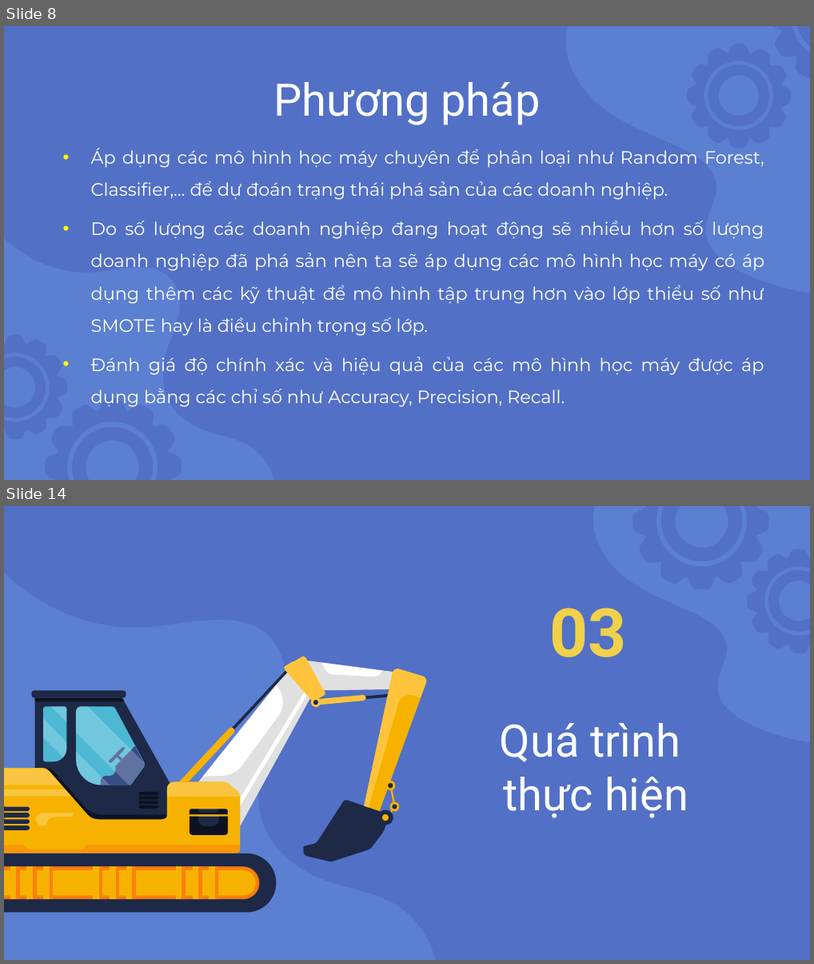
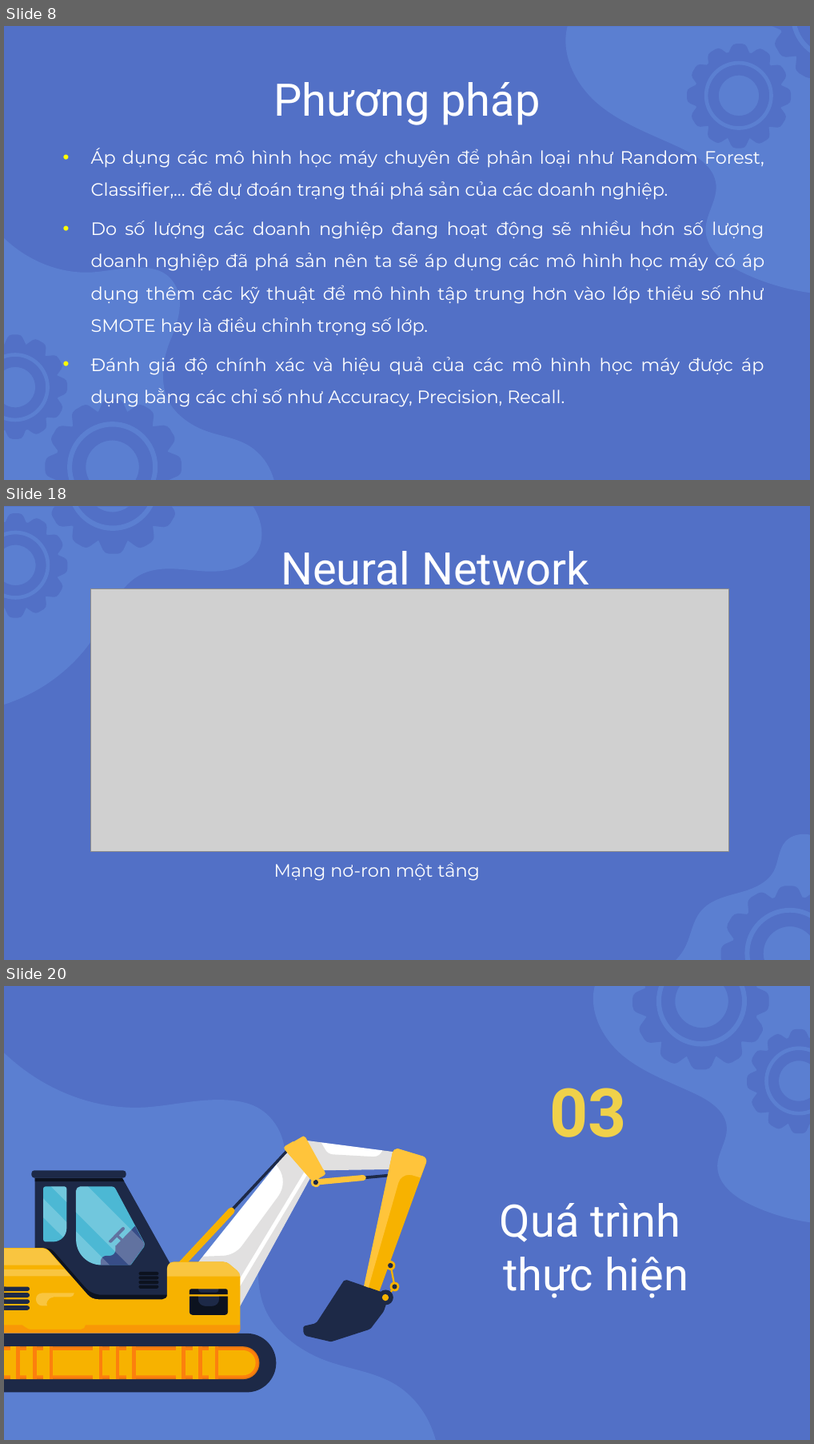
Before and after one commit to nnson0511/ARonML-DM, a slide deck: Slide.pptx. Shown one above the other, each under a label of ours: slides 8 and 14 before the commit, slides 8, 18 and 20 after it; the slides between them are not shown. The pictures are 814x964 and 814x1444 pixels, drawn with LibreOffice and Linux fonts; fonts in the diff are those of the drawing; grey boxes stand for pictures. Boxes give left, top, right and bottom in pixels: in the first picture for what was removed or moved away, otherwise in the second. Text is boxed around its words. In the diff, an @@ line names an element or a change of style, - is before the commit and + after.

```diff
--- a/Slide.pptx
+++ b/Slide.pptx
@@ slide 18 added at bbox=[4, 506, 810, 960], background #5270C6 @@
@@ freeform shape added at bbox=[4, 507, 266, 704], fill #5B7FD1 @@
@@ group added at bbox=[4, 506, 182, 617]: 4 freeform shapes @@
@@ title added at bbox=[281, 551, 589, 595], 40 pt, text #FFFFFF @@
+Neural Network
@@ picture added at bbox=[90, 589, 729, 851] @@
@@ freeform shape added at bbox=[677, 834, 810, 960], fill #5B7FD1 @@
@@ text added at bbox=[274, 862, 480, 880], 16 pt, text #FFFFFF @@
+Mạng nơ-ron một tầng
@@ freeform shape added at bbox=[722, 886, 810, 960], fill #5270C6 @@
@@ freeform shape added at bbox=[745, 908, 810, 960], fill #5B7FD1 @@
@@ what was slide 14 is now slide 20 @@
```
Also in this commit, not shown: 1 slide changed, 9 other slides added, 4 slides removed.
